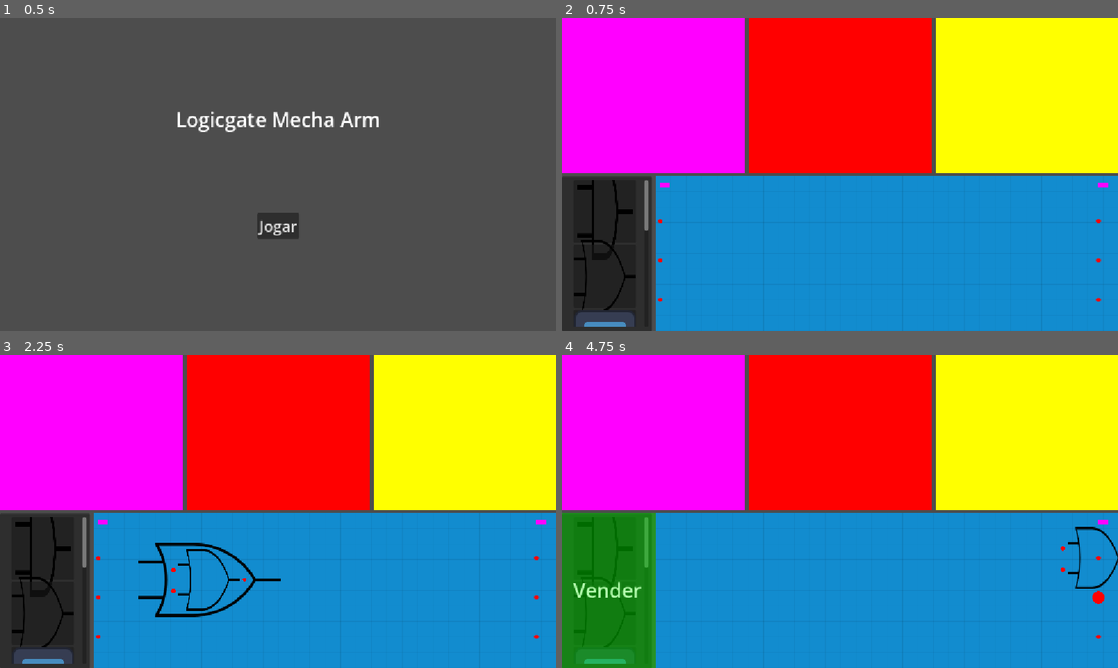
Above: before the commit, frames 1-4 (two rows, left to right).
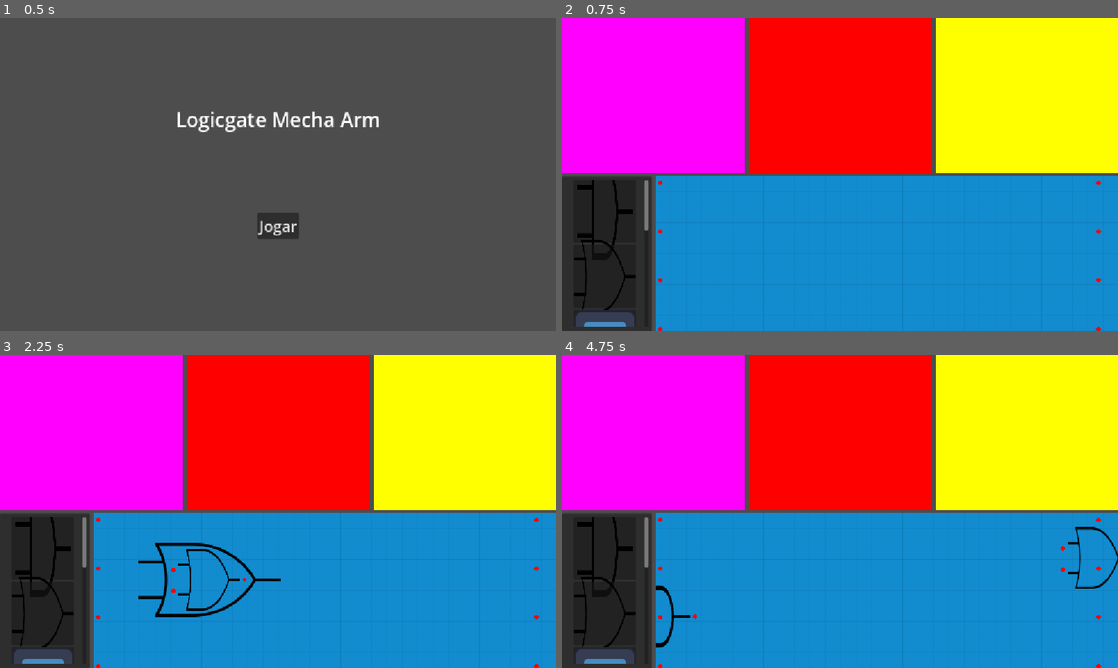
Above: after the commit, the same moments.

Repository: Thalesvpin/Logicgate-Mecha-Arm
Game: Godot game, scene res://scenes/menus/main_menu.tscn
Two runs of this game, one before a commit and one after it. Both use one fixed random seed, a clock stepped at 60 frames per second and the inputs below. The engine's default icon, where the game draws it, is replaced by a stand-in: a white triangle on a blue panel in a dark square.
Inputs (mouse positions are in pixels of both pictures, inside the frame that each line leads up to):
- Up to frame 1 (0.5 s): no input
- Up to frame 2 (0.75 s): click "Jogar" at 0.5 s
- Up to frame 3 (2.25 s): click (61, 558) at 1.27 s; tap Enter (ui_accept) at 2 s; drag from (44, 589) to (533, 558) at 2.02 s
- Up to frame 4 (4.75 s): drag from (606, 549) to (662, 617) at 2.77 s; move the mouse to (606, 614) at 3.52 s; hold Right (ui_right) 3.53-4.25 s; hold Mouse wheel up (scroll_up) 3.53-4.25 s; click (606, 614) at 3.67 s; tap T (test) at 3.8 s; tap Enter (ui_accept) at 4.25 s; drag from (662, 617) to (1095, 596) at 4.27 s

Frame 1 is identical in both runs. In frame 2, 0.2% of the frame differs, in the area x 17-99%, y 52-100%; in frame 3, 0.2%; in frame 4, 8.8%, in the area x 0-99%, y 50-100%.

Commit message:
drag + IOBar click conflict + IOBar drag limit
arraste com pivo onde o mouse clicou
metodo de arraste da barra de IO pronto

Diff:
--- a/scenes/sections/sand_box/game_input_manager.tscn
+++ b/scenes/sections/sand_box/game_input_manager.tscn
@@ -14,20 +14,6 @@
 grow_vertical = 2
 script = ExtResource("1_uesrh")
 
-[node name="DragArea" type="Area2D" parent="." unique_id=831361855]
-position = Vector2(0, 201)
-
-[node name="CollisionShape2D" type="CollisionShape2D" parent="DragArea" unique_id=1434011058]
-shape = SubResource("RectangleShape2D_eofqg")
-debug_color = Color(0.96168846, 1.540184e-06, 0.51167804, 0.41960785)
-
-[node name="Sprite2D" type="Sprite2D" parent="DragArea" unique_id=104446370]
-
-[node name="DragBar" type="ColorRect" parent="." unique_id=318664044]
-custom_minimum_size = Vector2(20, 10)
-layout_mode = 2
-color = Color(1, 0, 1, 1)
-
 [node name="GameInput" parent="." unique_id=1380455050 instance=ExtResource("2_qe8nc")]
 layout_mode = 2
 
@@ -40,4 +26,13 @@
 [node name="GameInput4" parent="." unique_id=431762415 instance=ExtResource("2_qe8nc")]
 layout_mode = 2
 
+[node name="DragArea" type="Area2D" parent="." unique_id=831361855]
+position = Vector2(0, 201)
+
+[node name="CollisionShape2D" type="CollisionShape2D" parent="DragArea" unique_id=1434011058]
+shape = SubResource("RectangleShape2D_eofqg")
+debug_color = Color(0.96168846, 1.540184e-06, 0.51167804, 0.41960785)
+
+[node name="Sprite2D" type="Sprite2D" parent="DragArea" unique_id=104446370]
+
 [connection signal="input_event" from="DragArea" to="." method="_on_drag_area_input_event"]
--- a/scenes/sections/sand_box/game_output_manager.tscn
+++ b/scenes/sections/sand_box/game_output_manager.tscn
@@ -2,6 +2,9 @@
 
 [ext_resource type="Script" uid="uid://dkw156yl3b3wx" path="res://scripts/game_output_manager.gd" id="1_1mcfq"]
 [ext_resource type="PackedScene" uid="uid://dpl15hcdqkpwb" path="res://scenes/sections/sand_box/game_output.tscn" id="2_7gfb1"]
+
+[sub_resource type="RectangleShape2D" id="RectangleShape2D_csqvs"]
+size = Vector2(50, 400)
 
 [node name="GameOutputManager" type="VBoxContainer" unique_id=1090849083]
 custom_minimum_size = Vector2(0, 400)
@@ -13,10 +16,14 @@
 grow_vertical = 2
 script = ExtResource("1_1mcfq")
 
-[node name="DragBar" type="ColorRect" parent="." unique_id=1620669707]
-custom_minimum_size = Vector2(20, 10)
-layout_mode = 2
-color = Color(1, 0, 1, 1)
+[node name="DragArea" type="Area2D" parent="." unique_id=872200294]
+position = Vector2(0, 201)
+
+[node name="CollisionShape2D" type="CollisionShape2D" parent="DragArea" unique_id=1085413125]
+shape = SubResource("RectangleShape2D_csqvs")
+debug_color = Color(0.96168846, 1.540184e-06, 0.51167804, 0.41960785)
+
+[node name="Sprite2D" type="Sprite2D" parent="DragArea" unique_id=1954998917]
 
 [node name="FinalOutput" parent="." unique_id=704266001 instance=ExtResource("2_7gfb1")]
 layout_mode = 2
@@ -29,3 +36,5 @@
 
 [node name="FinalOutput4" parent="." unique_id=1985145479 instance=ExtResource("2_7gfb1")]
 layout_mode = 2
+
+[connection signal="input_event" from="DragArea" to="." method="_on_drag_area_input_event"]
--- a/scripts/circuit_editor.gd
+++ b/scripts/circuit_editor.gd
@@ -4,6 +4,7 @@
 @onready var wire_layer: Node2D = $SubViewportContainer/SubViewport/Sandbox/WireLayer
 @onready var drag_layer: Node2D = $SubViewportContainer/SubViewport/Sandbox/DragLayer
 @onready var circuit_camera: Camera2D = $SubViewportContainer/SubViewport/Sandbox/CircuitCamera
+@onready var sandbox: Node2D = $SubViewportContainer/SubViewport/Sandbox
 
 func _ready() -> void:
 	Global.circuit_editor = self
--- a/scripts/circuit_gate.gd
+++ b/scripts/circuit_gate.gd
@@ -19,6 +19,7 @@
 var input_values: Array[bool]
 var connected_wires: Array
 var was_pressed: bool = false
+var cursor_offset: Vector2
 
 func _ready() -> void:
 	print(sandbox)
@@ -29,8 +30,8 @@
 	handle_drag()
 
 func handle_drag() -> void:
-	if DragManager.dragging:
-		DragManager.original_node.global_position = get_tree().current_scene.get_global_mouse_position()
+	if DragManager.am_i_dragged(self):
+		DragManager.original_node.global_position = get_tree().current_scene.get_global_mouse_position() - cursor_offset
 		var is_pressed = Input.is_mouse_button_pressed(MOUSE_BUTTON_LEFT)
 		if was_pressed && !is_pressed:
 			DragManager.drop_gate(sandbox.cursor_in)
@@ -40,7 +41,11 @@
 	if event is InputEventMouseButton:
 		if event.button_index == MOUSE_BUTTON_LEFT:
 			if is_topmost_gate_at(get_global_mouse_position()):
+				cursor_offset = get_global_mouse_position() - global_position
 				DragManager.drag_gate(self)
+
+	if event.is_action_pressed("test"):
+		print(get_tree().current_scene.get_global_mouse_position())
 
 	if event.is_pressed() and event.button_index == MOUSE_BUTTON_RIGHT:
 		var radial_menu = RADIAL_MENU.instantiate()
--- a/scripts/drag_manager.gd
+++ b/scripts/drag_manager.gd
@@ -36,7 +36,7 @@
 	get_tree().current_scene.remove_child(original_node)
 
 	#original_node.position = get_global_mouse_position()
-	original_node.position = get_tree().current_scene.find_child("Sandbox").get_global_mouse_position()
+	original_node.position = get_tree().current_scene.find_child("Sandbox").get_global_mouse_position() - original_node.cursor_offset
 	#original_node.position = get_tree().current_scene.find_child("Sandbox").get_viewport().get_mouse_position()
 
 	if !cursor_in:
@@ -53,7 +53,15 @@
 func drag_inputs_outputs(node: Control) -> void:
 	setup(node)
 
+func drop_inputs_outputs() -> void:
+	var is_inside_sandbox = Global.circuit_editor.sandbox.cursor_in
+	if !is_inside_sandbox:
+		if original_node.last_position:
+			original_node.position = original_node.last_position
+		else:
+			original_node.position = Vector2.ZERO
+			original_node.last_position = Vector2.ZERO
+	reset()
 
-func drop_inputs_outputs() -> void:
-
-	reset()
+func am_i_dragged(node: Node) -> bool:
+	return dragging && original_node == node
--- a/scripts/game_input.gd
+++ b/scripts/game_input.gd
@@ -11,6 +11,7 @@
 
 func _input_event(_viewport, event, _shape_idx):
 	if event is InputEventMouseButton:
+		get_viewport().set_input_as_handled()
 		if event.button_index == MOUSE_BUTTON_LEFT && event.pressed:
 			clicked.emit(self)
 
@@ -19,9 +20,11 @@
 
 func _on_mouse_entered() -> void:
 	sprite.scale = Vector2(0.02,0.02)
+	owner.owner.prevent_click(true)
 
 func _on_mouse_exited() -> void:
 	sprite.scale = Vector2(0.007,0.007)
+	owner.owner.prevent_click(false)
 
 func _on_texture_button_button_up() -> void:
 	set_active(!is_active)
--- a/scripts/game_input_manager.gd
+++ b/scripts/game_input_manager.gd
@@ -1,32 +1,19 @@
-extends VBoxContainer
+extends IOBar
 
-@onready var drag_bar: ColorRect = $DragBar
-@onready var area_2d: Area2D = $Area2D
+@onready var drag_area: Area2D = $DragArea
 
-var _dragging := false
-var _drag_offset := Vector2.ZERO
-##Stores the last dropped position inside sandbox
-var last_position: Vector2
+func ready() -> void:
+	pass
 
-func _ready() -> void:
-	for child in get_children():
-		if child is Control:
-			child.size_flags_vertical = Control.SIZE_EXPAND
+func process() -> void:
+	pass
 
-	drag_bar.gui_input.connect(_on_drag_handle_gui_input)
-
-func _on_drag_handle_gui_input(event: InputEvent) -> void:
-	if event is InputEventMouseButton and event.button_index == MOUSE_BUTTON_LEFT:
-		if event.pressed:
-			_dragging = true
-			_drag_offset = get_global_mouse_position() - global_position
-		else:
-			_dragging = false
-	elif event is InputEventMouseMotion and _dragging:
-		global_position = get_global_mouse_position() - _drag_offset
-
+func prevent_click(value: bool):
+	drag_area.input_pickable = !value
 
 func _on_drag_area_input_event(viewport: Node, event: InputEvent, shape_idx: int) -> void:
 	if event is InputEventMouseButton:
+		print('bar: ', z_index)
 		if event.button_index == MOUSE_BUTTON_LEFT:
 				DragManager.drag_inputs_outputs(self)
+				_get_offset()
--- a/scripts/game_output.gd
+++ b/scripts/game_output.gd
@@ -11,11 +11,14 @@
 
 func _input_event(_viewport, event, _shape_idx):
 	if event is InputEventMouseButton:
+		get_viewport().set_input_as_handled()
 		if event.button_index == MOUSE_BUTTON_LEFT && event.pressed:
 			clicked.emit(self)
 
 func _on_mouse_entered() -> void:
 	sprite.scale = Vector2(0.02,0.02)
+	owner.owner.prevent_click(true)
 
 func _on_mouse_exited() -> void:
 	sprite.scale = Vector2(0.007,0.007)
+	owner.owner.prevent_click(false)
--- a/scripts/game_output_manager.gd
+++ b/scripts/game_output_manager.gd
@@ -1,22 +1,18 @@
-extends VBoxContainer
+extends IOBar
 
-@onready var drag_bar: ColorRect = $DragBar
+@onready var drag_area: Area2D = $DragArea
 
-var _dragging := false
-var _drag_offset := Vector2.ZERO
+func ready() -> void:
+	pass
 
-func _ready() -> void:
-	for child in get_children():
-		child.size_flags_vertical = Control.SIZE_EXPAND
+func process() -> void:
+	pass
 
-	drag_bar.gui_input.connect(_on_drag_handle_gui_input)
+func prevent_click(value: bool):
+	drag_area.input_pickable = !value
 
-func _on_drag_handle_gui_input(event: InputEvent) -> void:
-	if event is InputEventMouseButton and event.button_index == MOUSE_BUTTON_LEFT:
-		if event.pressed:
-			_dragging = true
-			_drag_offset = get_global_mouse_position() - global_position
-		else:
-			_dragging = false
-	elif event is InputEventMouseMotion and _dragging:
-		global_position = get_global_mouse_position() - _drag_offset
+func _on_drag_area_input_event(viewport: Node, event: InputEvent, shape_idx: int) -> void:
+	if event is InputEventMouseButton:
+		if event.button_index == MOUSE_BUTTON_LEFT:
+				DragManager.drag_inputs_outputs(self)
+				_get_offset()
--- /dev/null
+++ b/scripts/io_bar.gd
@@ -0,0 +1,40 @@
+extends VBoxContainer
+class_name IOBar
+
+##Stores the last dropped position inside sandbox
+var last_position: Vector2
+var was_pressed
+var cursor_offset: Vector2
+
+func _ready() -> void:
+	setup()
+	ready()
+
+func _process(delta: float) -> void:
+	handle_drag()
+	process()
+
+func setup():
+	for child in get_children():
+		if child is Control:
+			child.size_flags_vertical = Control.SIZE_EXPAND
+
+	last_position = position
+
+func _get_offset() -> void:
+	cursor_offset = get_global_mouse_position() - global_position
+
+func handle_drag():
+	if DragManager.am_i_dragged(self):
+		global_position = get_global_mouse_position() - cursor_offset
+		var is_pressed = Input.is_mouse_button_pressed(MOUSE_BUTTON_LEFT)
+		if was_pressed && !is_pressed:
+			DragManager.drop_inputs_outputs()
+			last_position = position
+		was_pressed = is_pressed
+
+func ready():
+	pass
+
+func process():
+	pass
Not shown, added: scripts/io_bar.gd.uid
